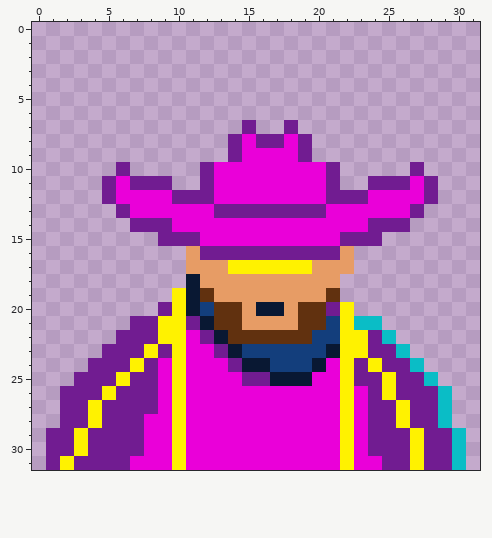
Two states of a pixel-art sprite, gae-gamejam/assets/Cowboy3.png. The picture above was drawn from the file before the commit.
The file is 32x32 pixels.
Now the later version:
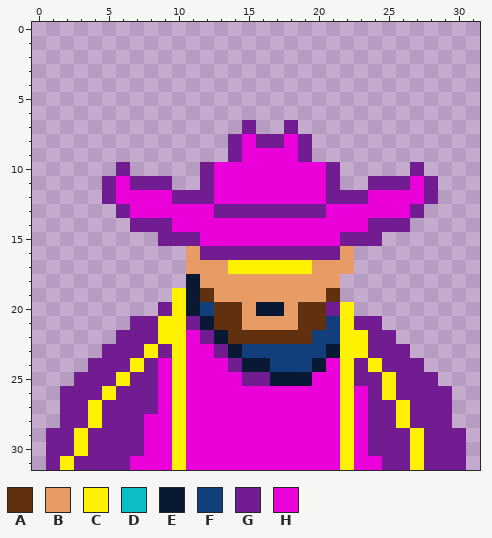
Palette (. is transparent): A #61310f  B #e79c65  C #fff200  D #0abdc6  E #091833  F #133e7c  G #711c91  H #ea00d9
Changes in this commit:
y 21: x 23..24 DD -> GG
y 22: x 25 D -> G
y 23: x 26 D -> G
y 24: x 27 D -> G
y 25: x 28 D -> G
y 26..28: x 29 D -> G
y 29..31: x 30 D -> G
